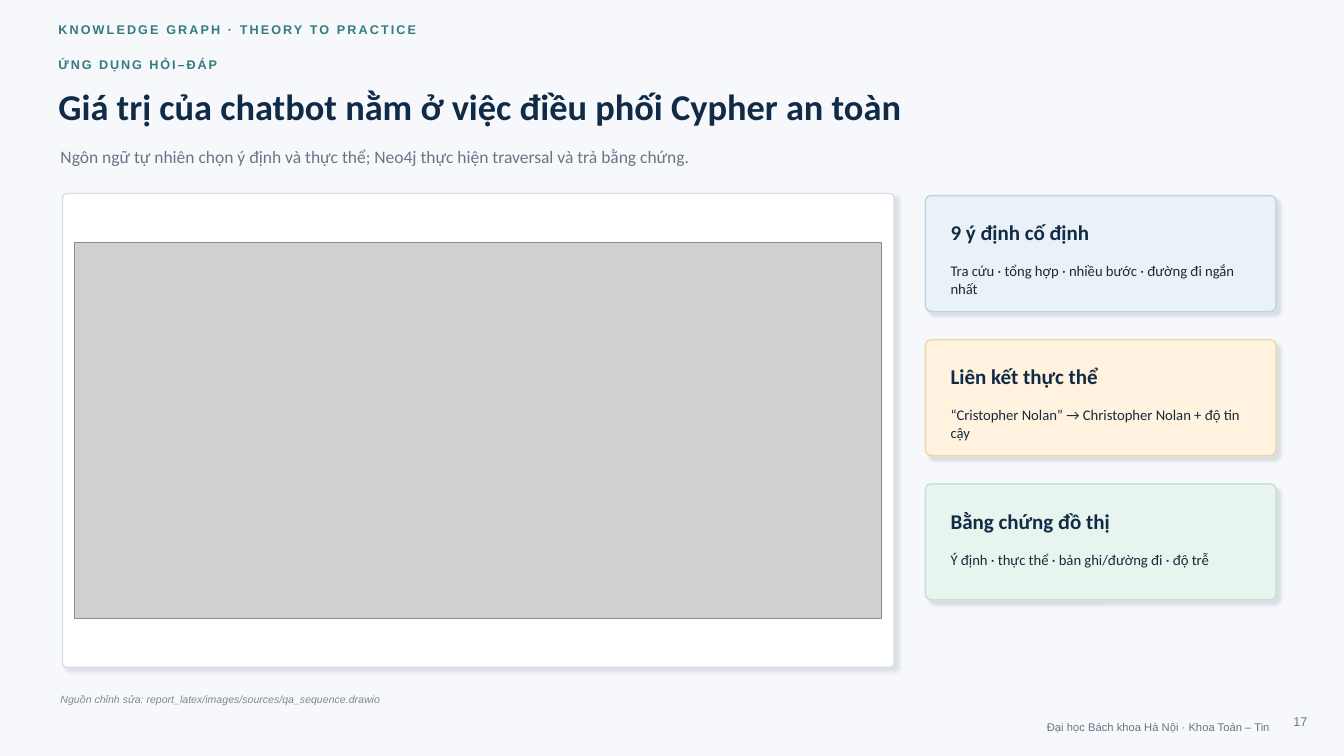
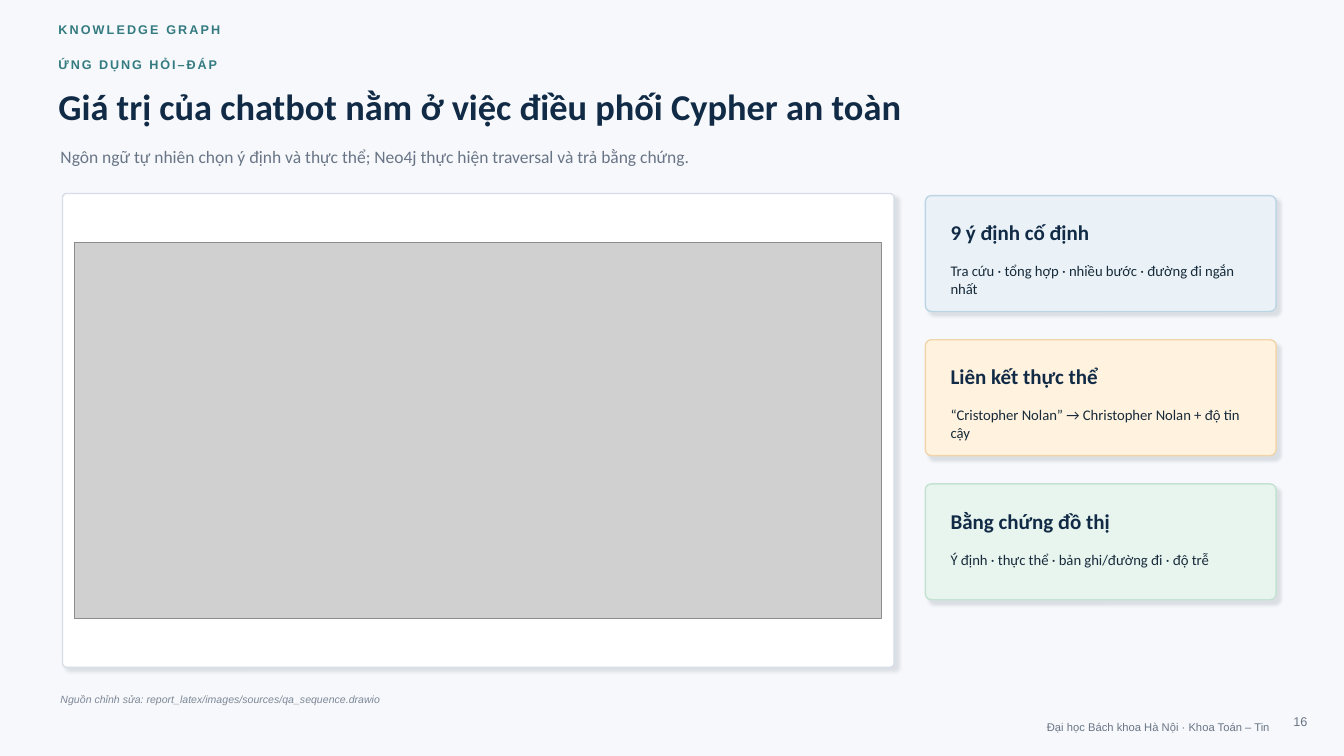
Before and after one commit to khanhhk/advanced_database, a slide deck: slide 16 of docs/deliverables/slide/movie_knowledge_graph_defense.pptx (slide 17 before the commit). Drawn at 1344x756 pixels with LibreOffice and Linux fonts; fonts in the diff are those of the drawing; grey boxes stand for pictures. Boxes give left, top, right and bottom in pixels: in the first picture for what was removed or moved away, otherwise in the second. Text is boxed around its words. In the diff, an @@ line names an element or a change of style, - is before the commit and + after.

```diff
--- a/docs/deliverables/slide/movie_knowledge_graph_defense.pptx
+++ b/docs/deliverables/slide/movie_knowledge_graph_defense.pptx
@@ text at [58, 25, 220, 34]: text changed @@
-KNOWLEDGE GRAPH · THEORY TO PRACTICE
+KNOWLEDGE GRAPH
@@ page number at [1293, 717, 1307, 726]: text changed @@
-17
+16
```
Also in this commit, not shown: 19 other slides changed, 3 slides added, 2 slides removed, 12 other files.
